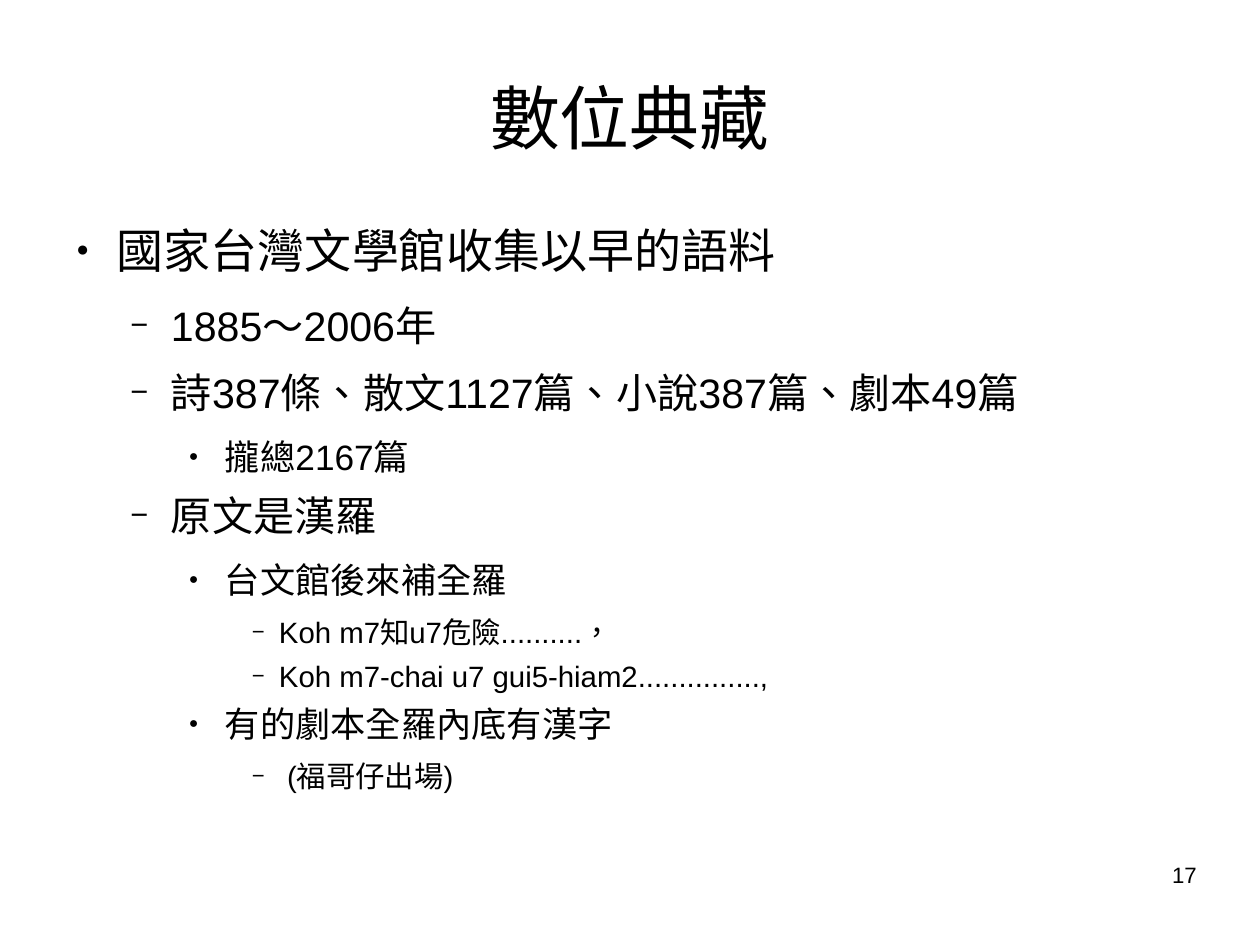
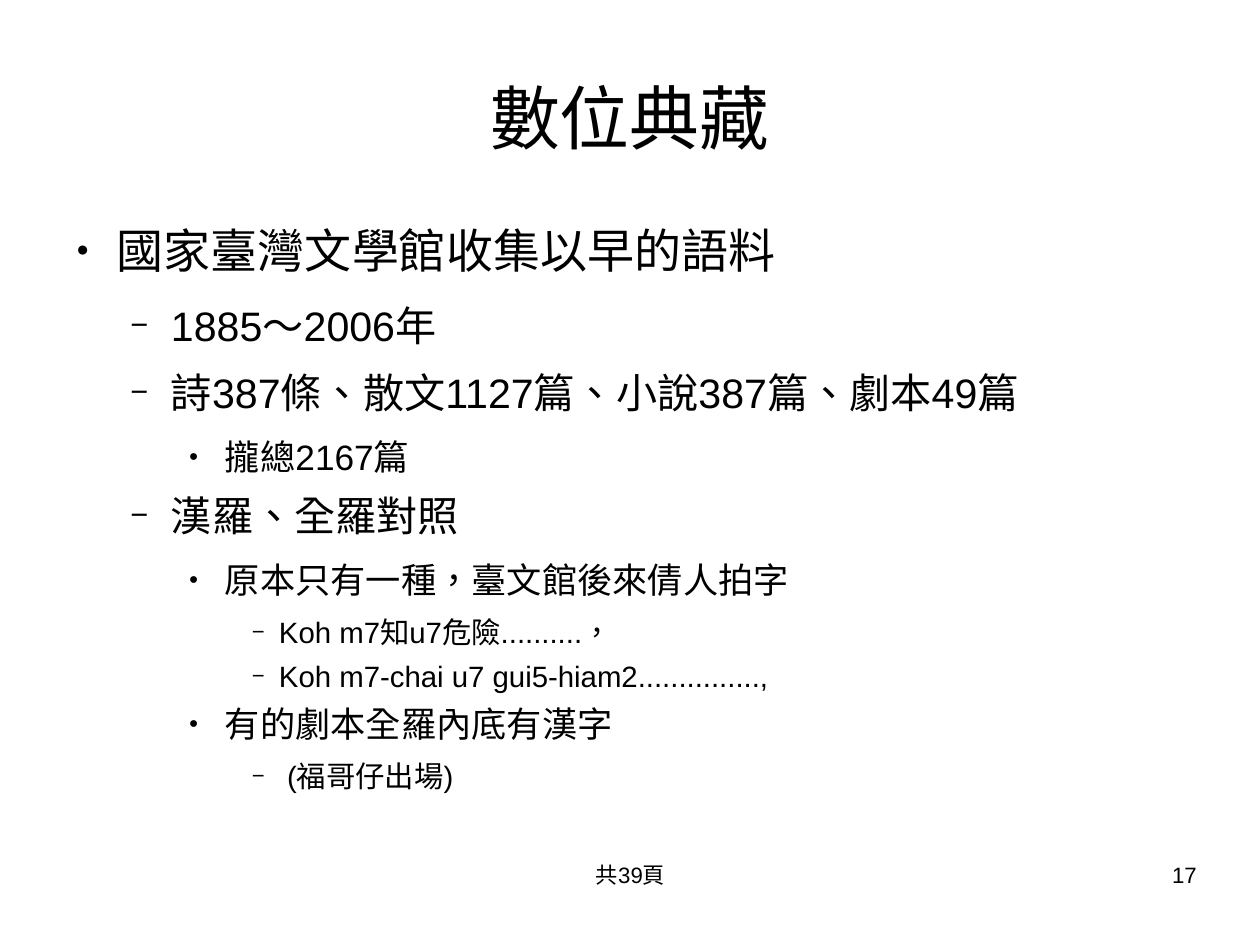
Before and after one commit to sih4sing5hong5/po3-ko3_tau5-iann2-phinn3, a slide deck: slide 17 of 翻譯報告.odp. Drawn at 1260x945 pixels with LibreOffice and Linux fonts; fonts in the diff are those of the drawing. Boxes give left, top, right and bottom in pixels: in the first picture for what was removed or moved away, otherwise in the second. Text is boxed around its words. In the diff, an @@ line names an element or a change of style, - is before the commit and + after.

```diff
--- a/翻譯報告.odp
+++ b/翻譯報告.odp
@@ text at bbox=[117, 228, 775, 272]: text changed @@
-● 國家台灣文學館收集以早的語料
+● 國家臺灣文學館收集以早的語料
@@ text at bbox=[171, 496, 789, 596]: text changed @@
-  − 原文是漢羅
-    ● 台文館後來補全羅
+  − 漢羅、全羅對照
+    ● 原本只有一種，臺文館後來倩人拍字
@@ text added at bbox=[596, 864, 665, 885], 14 pt, text #000000 @@
+共39頁
```
Also in this commit, not shown: 67 other slides changed, 4 slides added.
